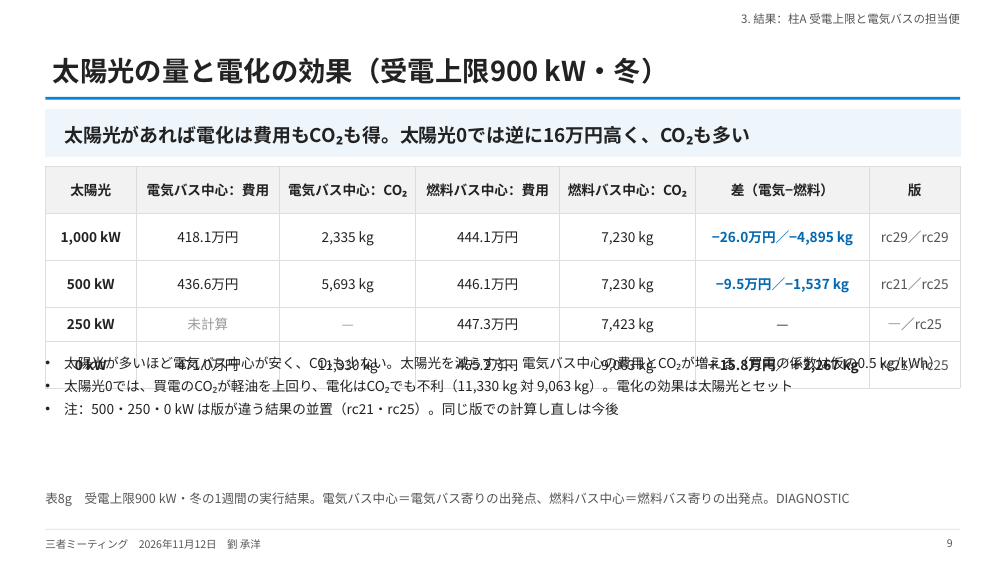
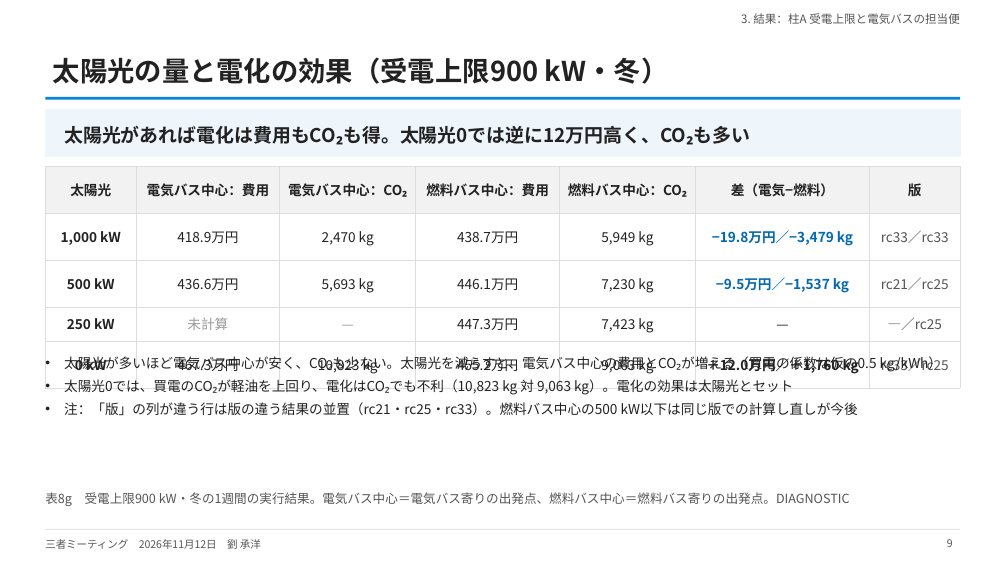
Before and after one commit to CYLIU2003/master-course, a slide deck: slide 9 of outcome/2026-11-12_three_party/three_party_20261112.pptx. Drawn at 1008x567 pixels with LibreOffice and Linux fonts; fonts in the diff are those of the drawing. Boxes give left, top, right and bottom in pixels: in the first picture for what was removed or moved away, otherwise in the second. Text is boxed around its words. In the diff, an @@ line names an element or a change of style, - is before the commit and + after.

```diff
--- a/outcome/2026-11-12_three_party/three_party_20261112.pptx
+++ b/outcome/2026-11-12_three_party/three_party_20261112.pptx
@@ text at (x1=64, y1=126, x2=750, y2=145): text changed @@
-太陽光があれば電化は費用もCO₂も得。太陽光0では逆に16万円高く、CO₂も多い
+太陽光があれば電化は費用もCO₂も得。太陽光0では逆に12万円高く、CO₂も多い
@@ table at (x1=45, y1=166, x2=960, y2=379) @@
-row 2: 1,000 kW | 418.1万円 | 2,335 kg | 444.1万円 | 7,230 kg | −26.0万円／−4,895 kg | rc29／rc29
+row 2: 1,000 kW | 418.9万円 | 2,470 kg | 438.7万円 | 5,949 kg | −19.8万円／−3,479 kg | rc33／rc33
-row 5: 0 kW | 471.0万円 | 11,330 kg | 455.2万円 | 9,063 kg | ＋15.8万円／＋2,267 kg | rc21／rc25
+row 5: 0 kW | 467.3万円 | 10,823 kg | 455.2万円 | 9,063 kg | ＋12.0万円／＋1,760 kg | rc33／rc25
@@ text at (x1=64, y1=379, x2=858, y2=415): text changed @@
-• 太陽光0では、買電のCO₂が軽油を上回り、電化はCO₂でも不利（11,330 kg 対 9,063 kg）。電化の効果は太陽光とセット
-• 注：500・250・0 kW は版が違う結果の並置（rc21・rc25）。同じ版での計算し直しは今後
+• 太陽光0では、買電のCO₂が軽油を上回り、電化はCO₂でも不利（10,823 kg 対 9,063 kg）。電化の効果は太陽光とセット
+• 注：「版」の列が違う行は版の違う結果の並置（rc21・rc25・rc33）。燃料バス中心の500 kW以下は同じ版での計算し直しが今後
```
Also in this commit, not shown: 4 other slides changed, 2 slides added, 3 other files.
